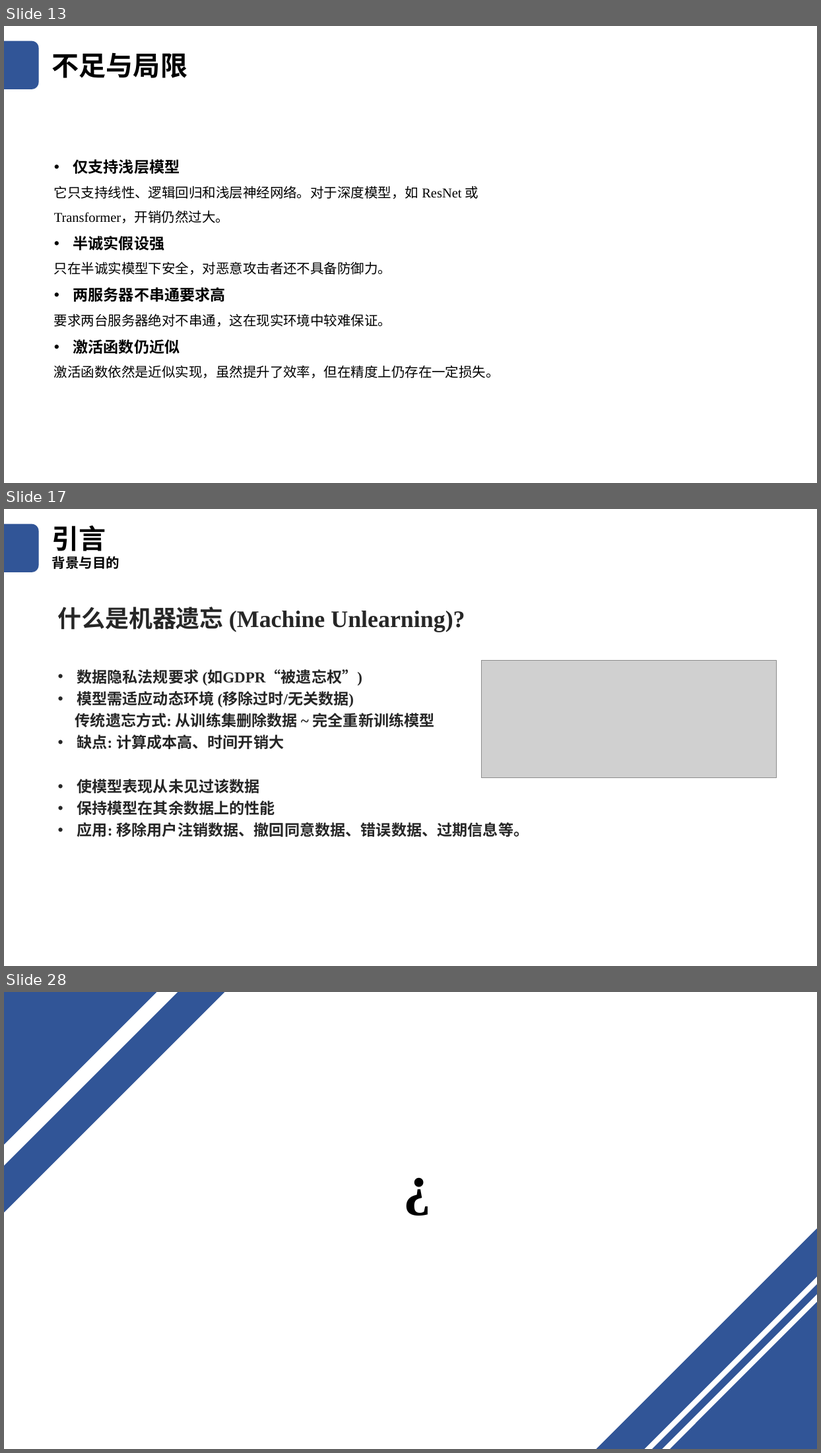
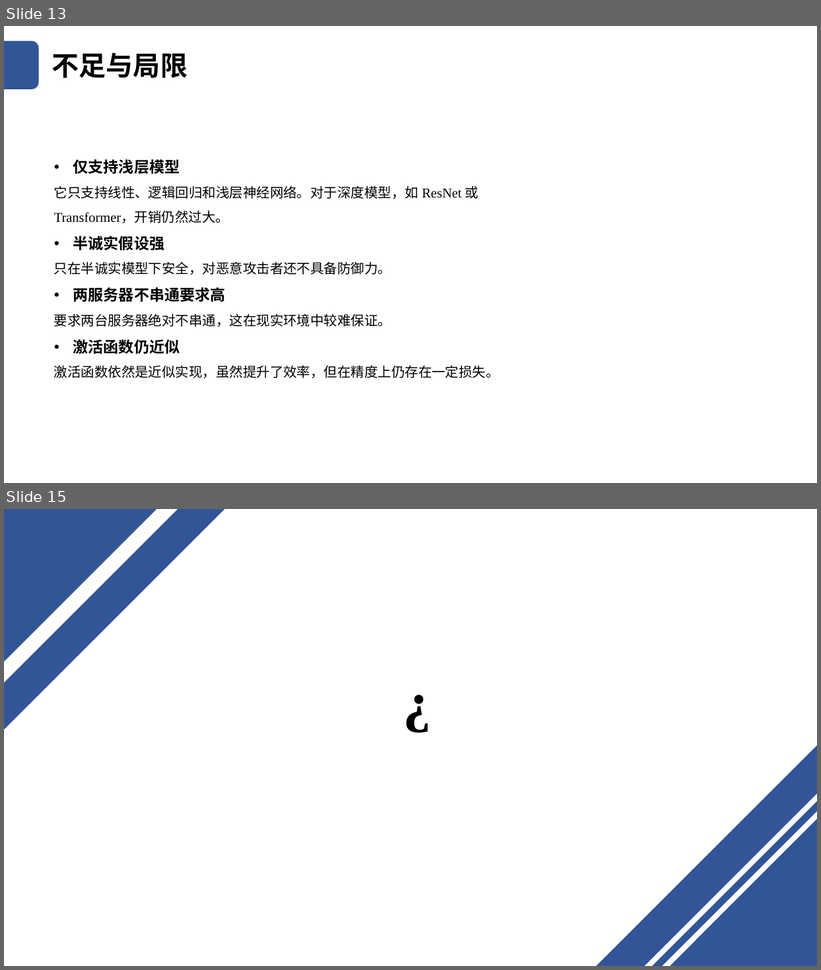
Before and after one commit to Yukkit-Lee/LeaveAppSys, a slide deck: SecureML_Se.pptx. Shown one above the other, each under a label of ours: slides 13, 17 and 28 before the commit, slides 13 and 15 after it; the slides between them are not shown. The pictures are 821x1453 and 821x970 pixels, drawn with LibreOffice and Linux fonts; fonts in the diff are those of the drawing; grey boxes stand for pictures. Boxes give left, top, right and bottom in pixels: in the first picture for what was removed or moved away, otherwise in the second. Text is boxed around its words. In the diff, an @@ line names an element or a change of style, - is before the commit and + after.

```diff
--- a/SecureML_Se.pptx
+++ b/SecureML_Se.pptx
@@ slide 17 removed at (4, 509, 817, 966), background #FFFFFF @@
@@ rounded rectangle removed at (4, 524, 39, 572) @@
@@ text removed at (52, 525, 120, 569) @@
-引言
-背景与目的
@@ text removed at (58, 607, 465, 632) @@
-什么是机器遗忘 (Machine Unlearning)?
@@ picture removed at (482, 661, 776, 779) @@
@@ text removed at (75, 669, 529, 837) @@
-• 数据隐私法规要求 (如GDPR“被遗忘权”)
-• 模型需适应动态环境 (移除过时/无关数据)
-传统遗忘方式: 从训练集删除数据 ~ 完全重新训练模型
-• 缺点: 计算成本高、时间开销大
-• 使模型表现从未见过该数据
-• 保持模型在其余数据上的性能
-• 应用: 移除用户注销数据、撤回同意数据、错误数据、过期信息等。
@@ what was slide 28 is now slide 15 @@
```
Also in this commit, not shown: 3 slides changed, 12 other slides removed, 1 other file.
